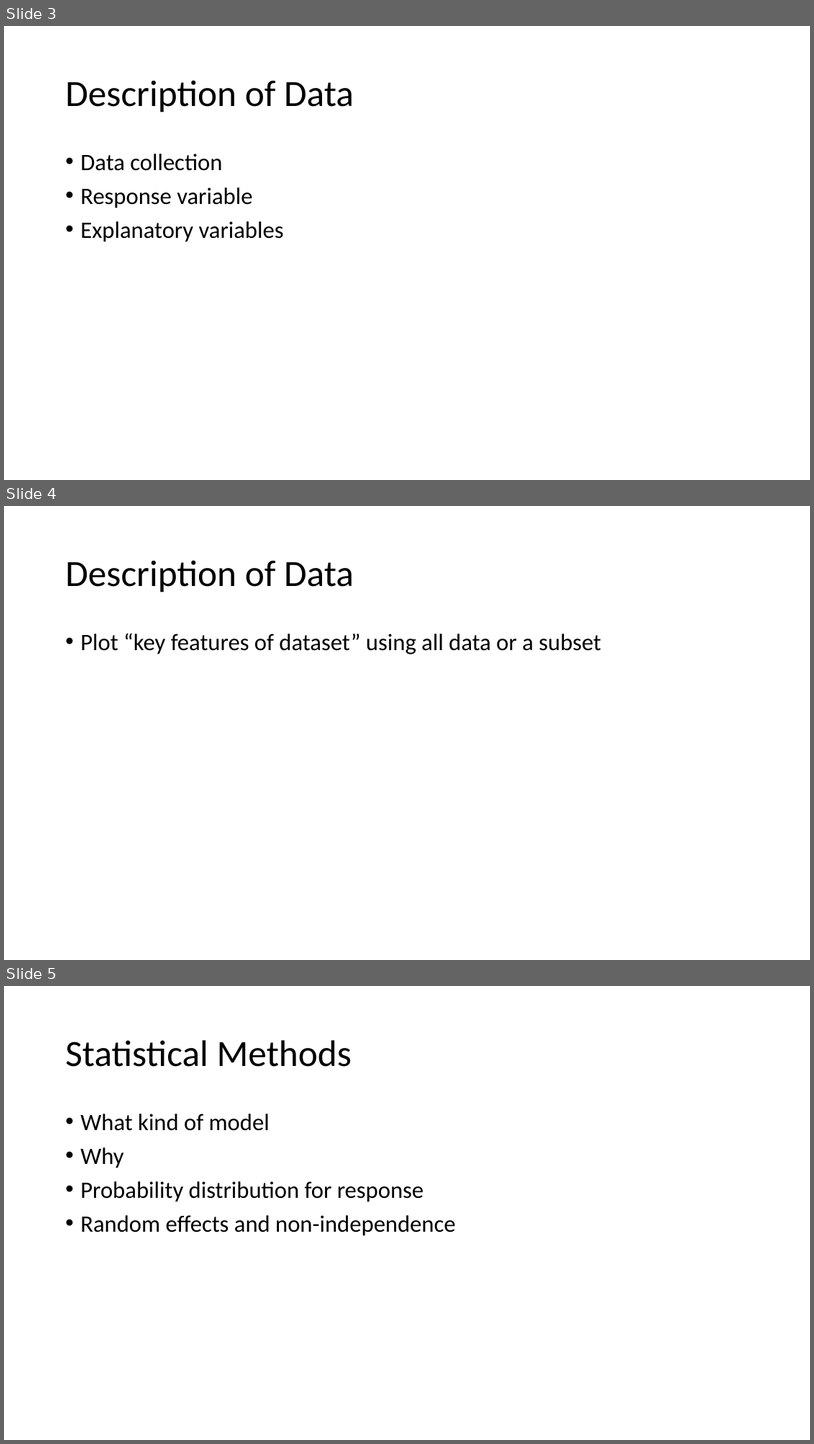
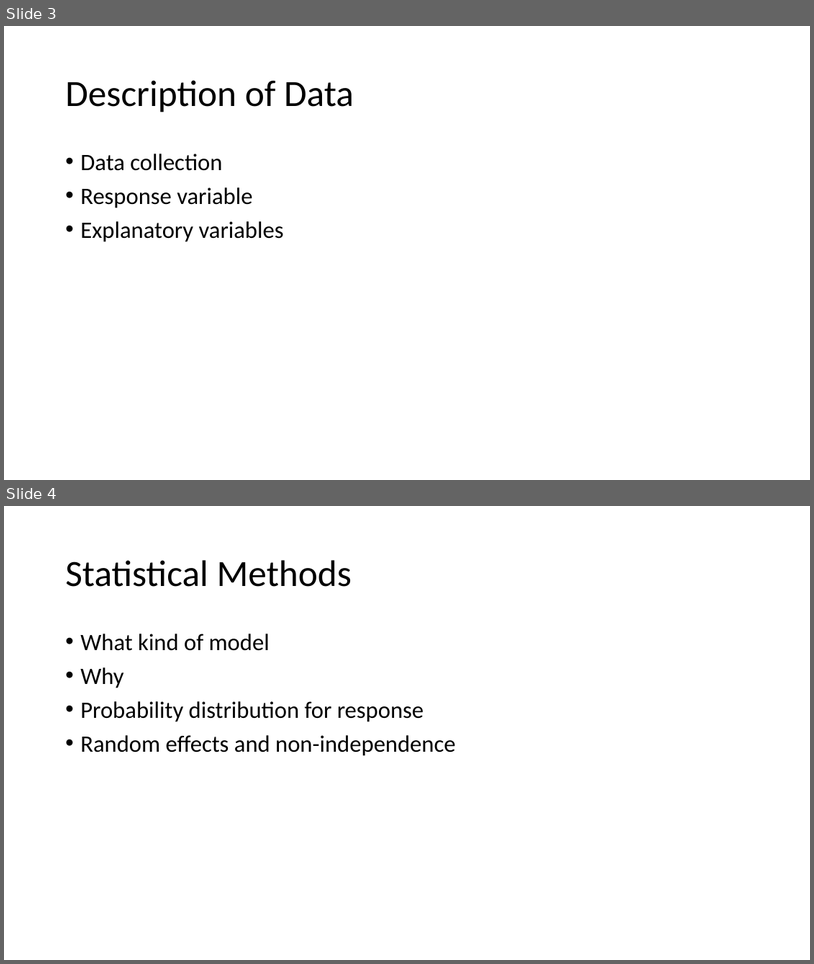
Before and after one commit to rghansen/ES482, a slide deck: ES data project presentation_salmon diet.pptx. Shown one above the other, each under a label of ours: slides 3, 4 and 5 before the commit, slides 3 and 4 after it. The pictures are 814x1444 and 814x964 pixels, drawn with LibreOffice and Linux fonts; fonts in the diff are those of the drawing. Boxes give left, top, right and bottom in pixels: in the first picture for what was removed or moved away, otherwise in the second. Text is boxed around its words. In the diff, an @@ line names an element or a change of style, - is before the commit and + after.

```diff
--- a/ES data project presentation_salmon diet.pptx
+++ b/ES data project presentation_salmon diet.pptx
@@ slide 4 removed at bbox=[4, 506, 810, 960], background #FFFFFF @@
@@ title removed at bbox=[65, 560, 354, 592] @@
-Description of Data
@@ text removed at bbox=[80, 633, 602, 654] @@
-• Plot “key features of dataset” using all data or a subset
@@ what was slide 5 is now slide 4 @@
```
